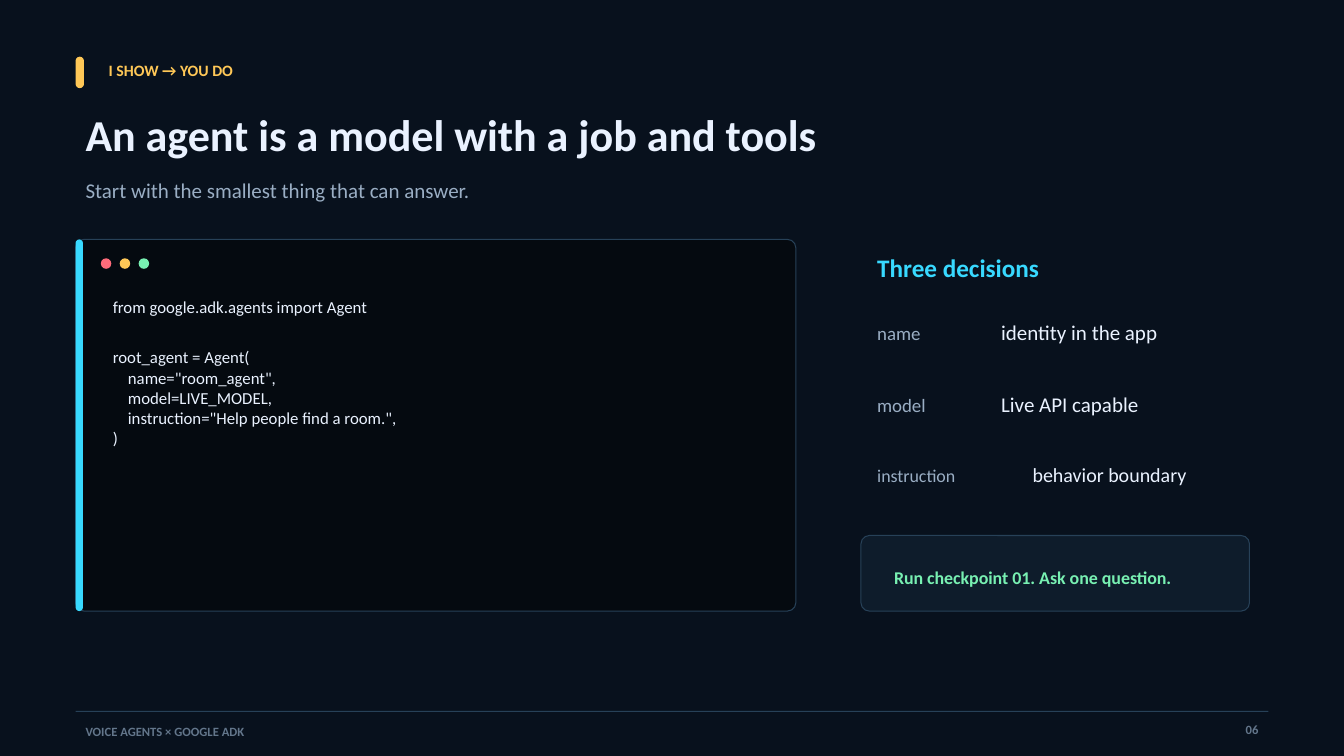
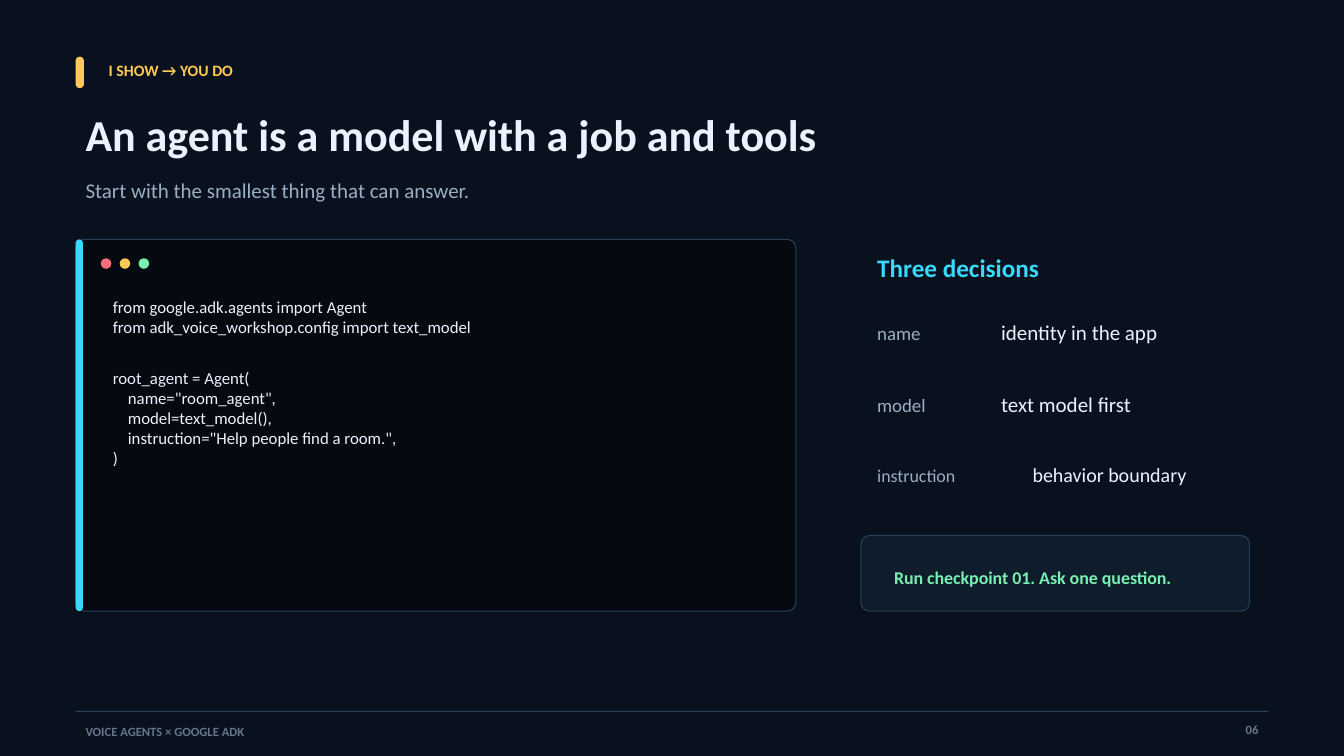
Before and after one commit to aswincsekar/adk-voice-workshop, a slide deck: slide 6 of slides/google-adk-voice-agents-workshop.pptx. Drawn at 1344x756 pixels with LibreOffice and Linux fonts; fonts in the diff are those of the drawing. Boxes give left, top, right and bottom in pixels: in the first picture for what was removed or moved away, otherwise in the second. Text is boxed around its words. In the diff, an @@ line names an element or a change of style, - is before the commit and + after.

Commit message:
Align slides with workshop implementation

```diff
--- a/slides/google-adk-voice-agents-workshop.pptx
+++ b/slides/google-adk-voice-agents-workshop.pptx
@@ text at (113, 321, 471, 336): paragraph added @@
+from adk_voice_workshop.config import text_model
@@ text at (128, 412, 272, 427): text changed @@
-model=LIVE_MODEL,
+model=text_model(),
@@ text at (1001, 397, 1131, 412): text changed @@
-Live API capable
+text model first
```
Also in this commit, not shown: 4 other slides changed.
